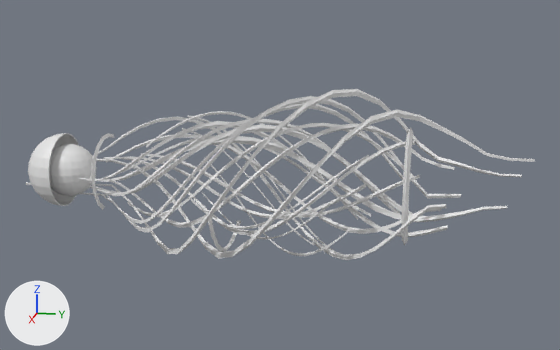
One commit to the OBJ model Assets/Models/UpperArm/bras_0011.obj: the scene before it, then after it.
One viewpoint serves both versions: a camera (50 mm lens) standing at (1.289, 0.296, 0.332) and looking at (0.008, 0.039, 0.011). Lighting does not change. The marker at lower left points along +X, +Y and +Z. Where no turn or scale is listed for an object, it has been applied to the vertices. Vertices at the same position are counted once.

The first picture shows 'bras_0011'.
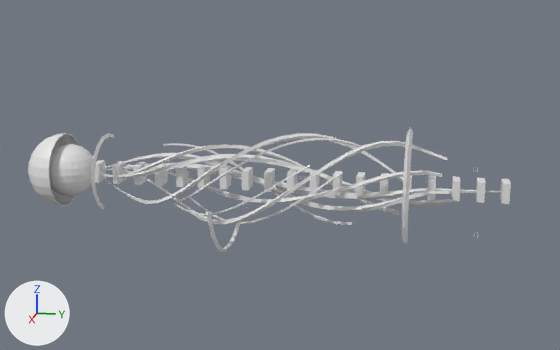
Location of each change, [x1, y1, x2, y2] in pixels of the pictures (560 x 350 px):
'bras_0011', reshaped (27% shorter): before [26, 89, 535, 260]; after [28, 127, 511, 252]
part 1 of me_bras_0011, added: after [91, 160, 106, 183]
part 2 of me_bras_0011, added: after [112, 161, 127, 184]
part 3 of me_bras_0011, added: after [133, 162, 147, 185]
part 4 of me_bras_0011, added: after [154, 165, 168, 186]
part 5 of me_bras_0011, added: after [176, 165, 189, 187]
part 6 of me_bras_0011, added: after [198, 165, 210, 188]
part 7 of me_bras_0011, added: after [219, 166, 231, 189]
part 8 of me_bras_0011, added: after [242, 167, 253, 191]
part 9 of me_bras_0011, added: after [264, 168, 275, 192]
part 10 of me_bras_0011, added: after [287, 169, 297, 193]
part 11 of me_bras_0011, added: after [310, 170, 320, 194]
part 12 of me_bras_0011, added: after [333, 171, 342, 195]
part 13 of me_bras_0011, added: after [356, 172, 365, 197]
part 14 of me_bras_0011, added: after [380, 173, 389, 198]
part 15 of me_bras_0011, added: after [428, 175, 436, 200]
part 16 of me_bras_0011, added: after [452, 176, 461, 201]
part 17 of me_bras_0011, added: after [476, 177, 486, 203]
part 18 of me_bras_0011, added: after [500, 179, 511, 204]
part 19 of me_bras_0011, rebuilt (16% shorter): before [106, 134, 441, 234]; after [108, 141, 447, 225]
part 20 of me_bras_0011, rebuilt (15% wider, 11% taller): before [105, 156, 366, 219]; after [100, 144, 399, 214]
part 21 of me_bras_0011, rebuilt (7% narrower, 41% shorter): before [81, 103, 403, 224]; after [103, 133, 403, 204]
part 22 of me_bras_0011, rebuilt (49% shorter): before [79, 121, 447, 237]; after [101, 153, 449, 212]
part 23 of me_bras_0011, rebuilt (43% wider, 30% shorter): before [182, 128, 314, 245]; after [163, 143, 352, 225]
part 24 of me_bras_0011, rebuilt (14% wider, 38% shorter): before [141, 154, 420, 218]; after [125, 165, 442, 204]

The change, as a list of edits to the scene's bpy script:
```text
Change me_bras_0011:
    remove me_bras_0011.from_pydata(...)  # 2687 vertices, 2743 faces; spans x -0.135..0.161, y -0.437..0.461, z -0.138..0.162
    add me_bras_0011.from_pydata(...)  # 2091 vertices, 2038 faces; spans x -0.106..0.131, y -0.437..0.423, z -0.132..0.1
    me_bras_0011 part 1: a new loose piece, a box spanning x -0.017..0.017, y -0.305..-0.293, z -0.017..0.017
    me_bras_0011 part 2: a new loose piece, a box spanning x -0.017..0.017, y -0.265..-0.253, z -0.017..0.017
    me_bras_0011 part 3: a new loose piece, a box spanning x -0.017..0.017, y -0.226..-0.214, z -0.017..0.017
    me_bras_0011 part 4: a new loose piece, a box spanning x -0.017..0.017, y -0.186..-0.174, z -0.017..0.017
    me_bras_0011 part 5: a new loose piece, a box spanning x -0.017..0.017, y -0.146..-0.134, z -0.017..0.017
    me_bras_0011 part 6: a new loose piece, a box spanning x -0.017..0.017, y -0.106..-0.094, z -0.017..0.017
    me_bras_0011 part 7: a new loose piece, a box spanning x -0.017..0.017, y -0.066..-0.054, z -0.017..0.017
    me_bras_0011 part 8: a new loose piece, a box spanning x -0.017..0.017, y -0.027..-0.015, z -0.017..0.017
    me_bras_0011 part 9: a new loose piece, a box spanning x -0.017..0.017, y 0.013..0.025, z -0.017..0.017
    me_bras_0011 part 10: a new loose piece, a box spanning x -0.017..0.017, y 0.053..0.065, z -0.017..0.017
    me_bras_0011 part 11: a new loose piece, a box spanning x -0.017..0.017, y 0.093..0.105, z -0.017..0.017
    me_bras_0011 part 12: a new loose piece, a box spanning x -0.017..0.017, y 0.133..0.145, z -0.017..0.017
    me_bras_0011 part 13: a new loose piece, a box spanning x -0.017..0.017, y 0.172..0.184, z -0.017..0.017
    me_bras_0011 part 14: a new loose piece, a box spanning x -0.017..0.017, y 0.212..0.224, z -0.017..0.017
    me_bras_0011 part 15: a new loose piece, a box spanning x -0.017..0.017, y 0.292..0.304, z -0.017..0.017
    me_bras_0011 part 16: a new loose piece, a box spanning x -0.017..0.017, y 0.332..0.344, z -0.017..0.017
    me_bras_0011 part 17: a new loose piece, a box spanning x -0.017..0.017, y 0.371..0.383, z -0.017..0.017
    me_bras_0011 part 18: a new loose piece, a box spanning x -0.017..0.017, y 0.411..0.423, z -0.017..0.017
    me_bras_0011 part 19: the loose piece of 98 vertices spanning x -0.086..0.065, y -0.272..0.314, z -0.086..0.07 is rebuilt with 98 vertices and now spans x -0.046..0.084, y -0.298..0.321, z -0.081..0.079
    me_bras_0011 part 20: the loose piece of 98 vertices spanning x -0.058..0.068, y -0.29..0.192, z -0.068..0.024 is rebuilt with 98 vertices and now spans x -0.059..0.038, y -0.298..0.245, z -0.052..0.058
    me_bras_0011 part 21: the loose piece of 98 vertices spanning x -0.128..0.13, y -0.353..0.256, z -0.076..0.136 is rebuilt with 98 vertices and now spans x -0.078..0.081, y -0.353..0.256, z -0.045..0.083
    me_bras_0011 part 22: the loose piece of 98 vertices spanning x -0.1..0.061, y -0.337..0.326, z -0.092..0.098 is rebuilt with 98 vertices and now spans x -0.05..0.04, y -0.337..0.326, z -0.05..0.036
    me_bras_0011 part 23: the loose piece of 98 vertices spanning x -0.116..0.001, y -0.161..0.099, z -0.117..0.074 is rebuilt with 98 vertices and now spans x -0.071..0.03, y -0.18..0.168, z -0.071..0.052
    me_bras_0011 part 24: the loose piece of 98 vertices spanning x -0.059..0.061, y -0.226..0.277, z -0.063..0.031 is rebuilt with 98 vertices and now spans x -0.035..0.042, y -0.272..0.314, z -0.042..0.031
    me_bras_0011 part 25: the loose piece of 98 vertices spanning x -0.073..0.099, y -0.3..0.267, z -0.099..0.083 is rebuilt with 98 vertices and now spans x -0.048..0.08, y -0.145..0.155, z -0.08..0.038
    me_bras_0011 part 26: the loose piece of 98 vertices spanning x -0.075..0.052, y -0.416..0.421, z -0.065..0.075 is rebuilt with 98 vertices and now spans x -0.043..0.03, y -0.437..0.339, z -0.036..0.043
    me_bras_0011 part 27: the loose piece of 98 vertices spanning x -0.091..0.101, y -0.245..0.269, z -0.068..0.102 is rebuilt with 98 vertices and now spans x -0.054..0.076, y -0.13..0.177, z -0.033..0.076
    me_bras_0011 part 28: the loose piece of 98 vertices spanning x -0.053..0.09, y -0.142..0.196, z -0.089..0.065 is rebuilt with 98 vertices and now spans x -0.012..0.071, y -0.161..0.099, z -0.066..0.043
    me_bras_0011 part 29: 1176 vertices removed from x -0.135..0.161, y -0.437..0.461, z -0.138..0.162; 420 vertices added at x -0.106..0.022, y -0.416..0.421, z -0.102..0.034
```
